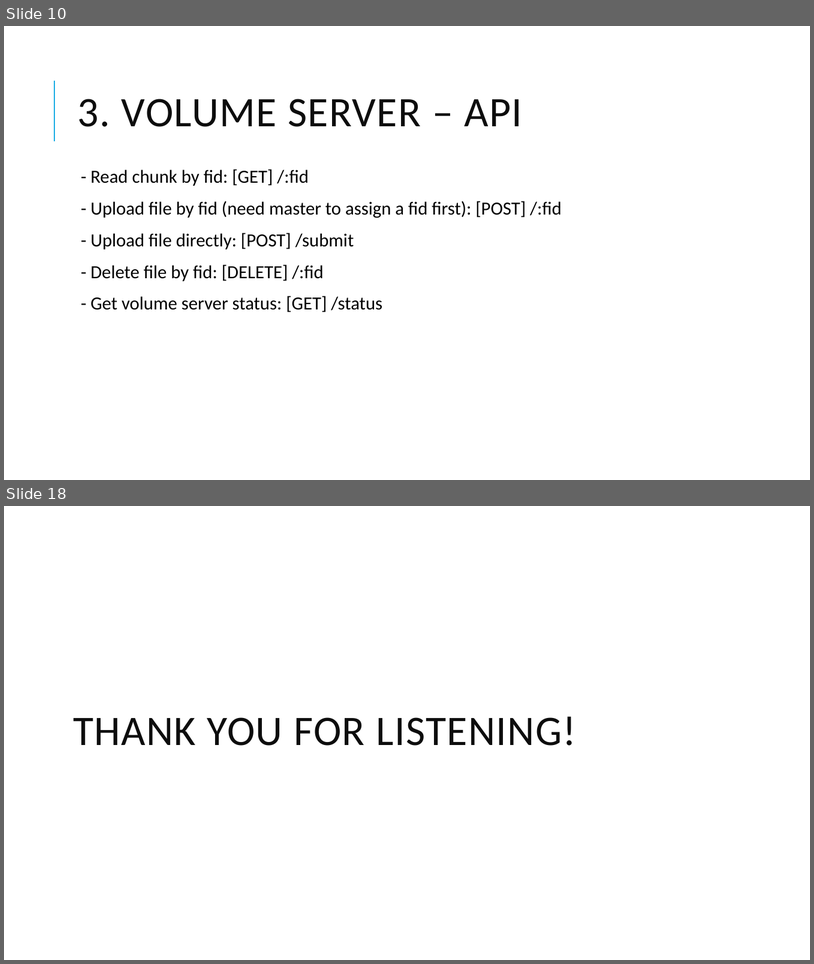
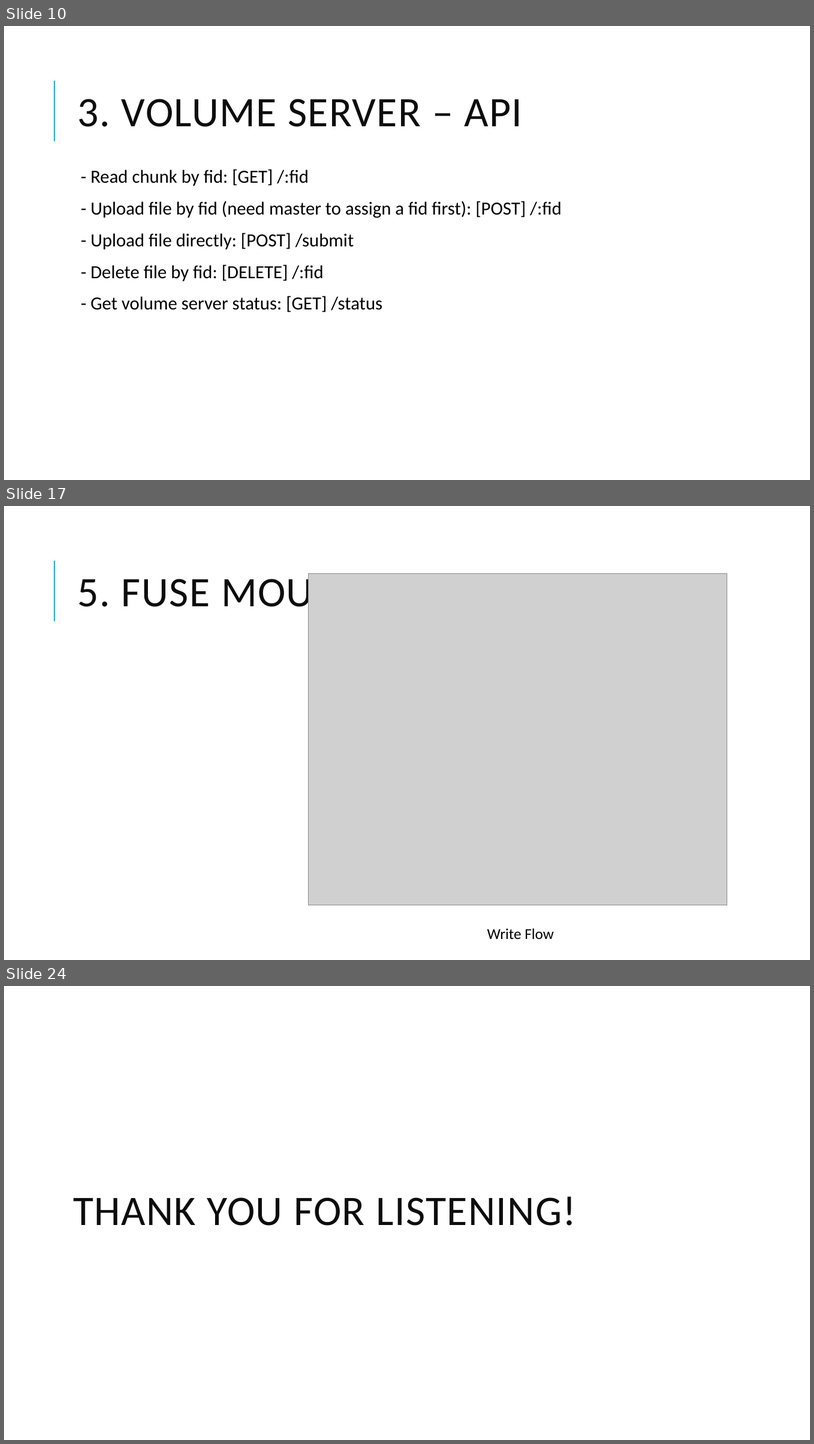
Before and after one commit to chi-org/seaweedfs-test, a slide deck: SeaweedFS_2.pptx. Shown one above the other, each under a label of ours: slides 10 and 18 before the commit, slides 10, 17 and 24 after it; the slides between them are not shown. The pictures are 814x964 and 814x1444 pixels, drawn with LibreOffice and Linux fonts; fonts in the diff are those of the drawing; grey boxes stand for pictures. Boxes give left, top, right and bottom in pixels: in the first picture for what was removed or moved away, otherwise in the second. Text is boxed around its words. In the diff, an @@ line names an element or a change of style, - is before the commit and + after.

```diff
--- a/SeaweedFS_2.pptx
+++ b/SeaweedFS_2.pptx
@@ slide 17 added at <box>4,506,810,960</box>, background #FFFFFF; not listed: 1 template element that a slide beside it also shows @@
@@ title added at <box>78,571,363,616</box>, 50 pt, text #0D0D0D @@
+5. FUSE MOUNT
@@ picture added at <box>308,574,728,905</box> @@
@@ text added at <box>488,928,554,939</box>, 18 pt, text #000000 @@
+Write Flow
@@ what was slide 18 is now slide 24 @@
```
Also in this commit, not shown: 6 slides changed, 8 other slides added, 3 slides removed, 1 other file.
